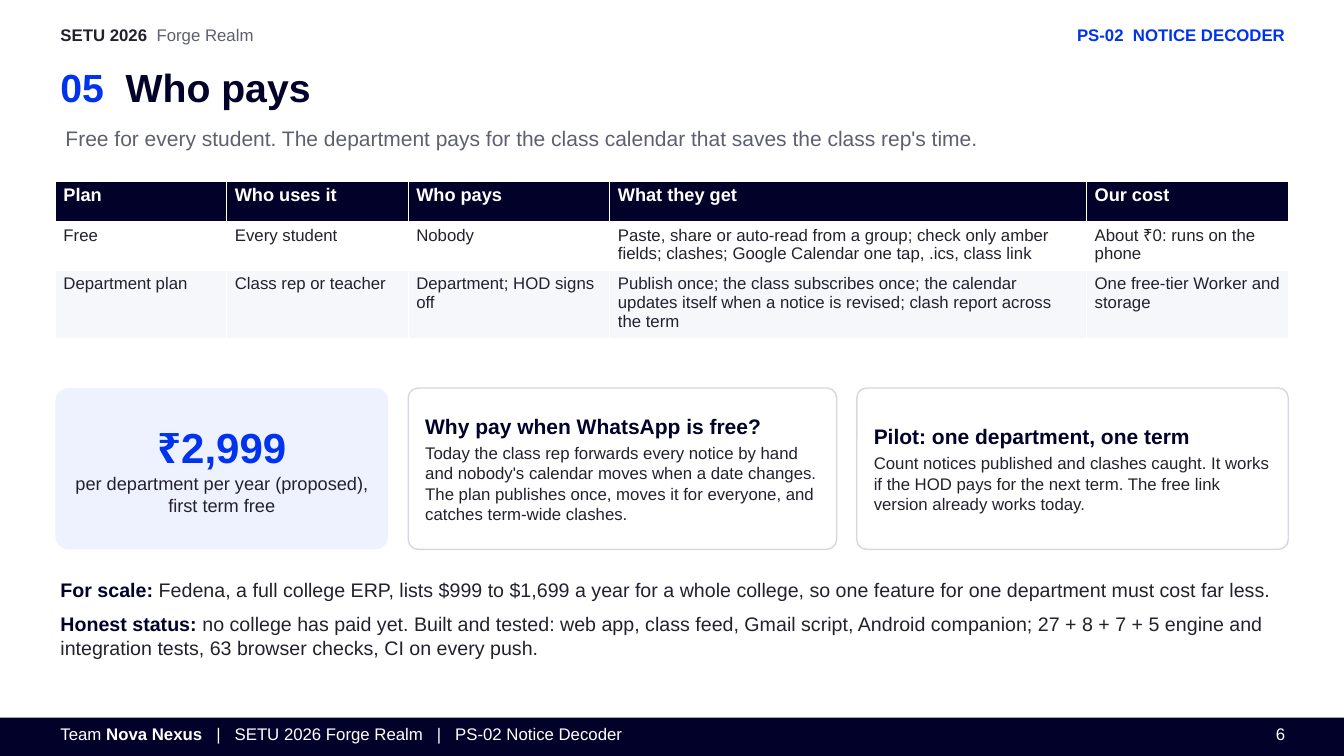
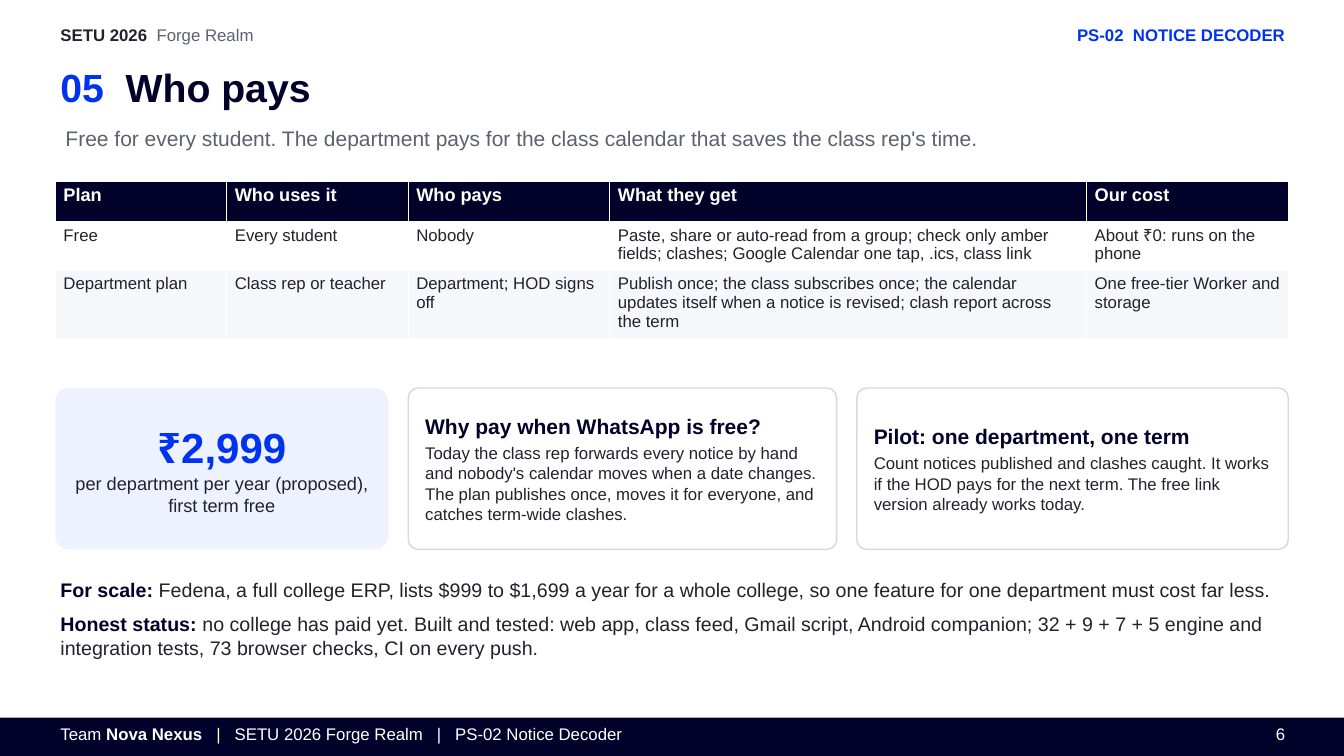
Before and after one commit to anki1kr/NoticeDecoder, a slide deck: slide 6 of deck/NoticeDecoder_NovaNexus_PS02.pptx. Drawn at 1344x756 pixels with LibreOffice and Linux fonts; fonts in the diff are those of the drawing. Boxes give left, top, right and bottom in pixels: in the first picture for what was removed or moved away, otherwise in the second. Text is boxed around its words. In the diff, an @@ line names an element or a change of style, - is before the commit and + after.

```diff
--- a/deck/NoticeDecoder_NovaNexus_PS02.pptx
+++ b/deck/NoticeDecoder_NovaNexus_PS02.pptx
@@ text at (60,616,1262,659): text changed @@
-Honest status: no college has paid yet. Built and tested: web app, class feed, Gmail script, Android companion; 27 + 8 + 7 + 5 engine and integration tests, 63 browser checks, CI on every push.
+Honest status: no college has paid yet. Built and tested: web app, class feed, Gmail script, Android companion; 32 + 9 + 7 + 5 engine and integration tests, 73 browser checks, CI on every push.
```
Also in this commit, not shown: 2 other slides changed, 33 other files.
